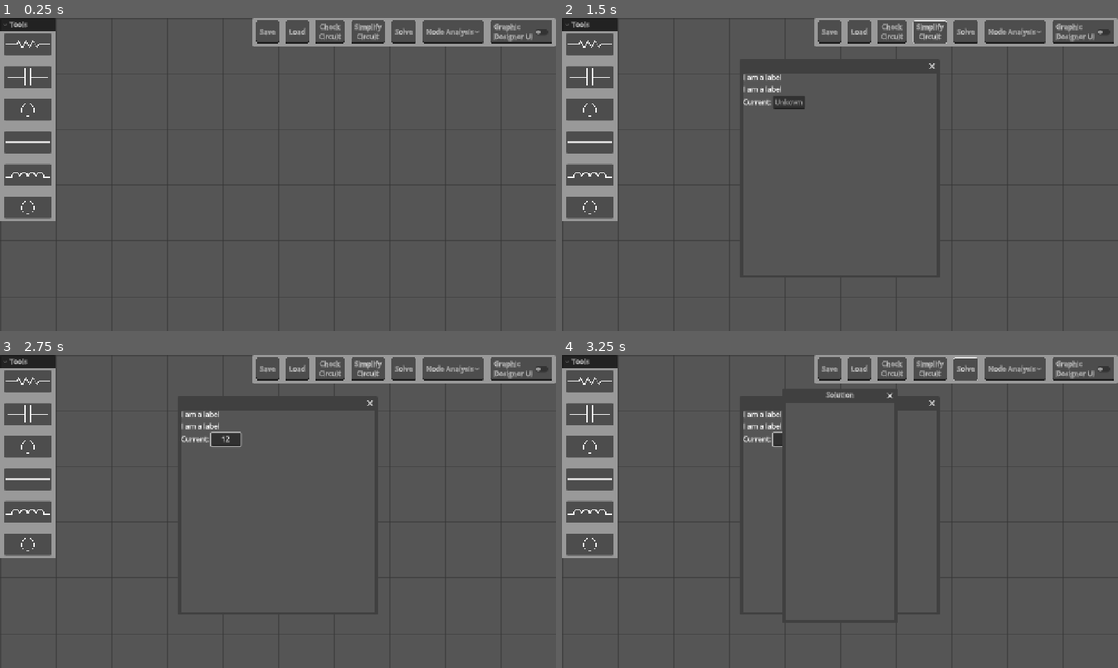
Above: before the commit, frames 1-4 (two rows, left to right).
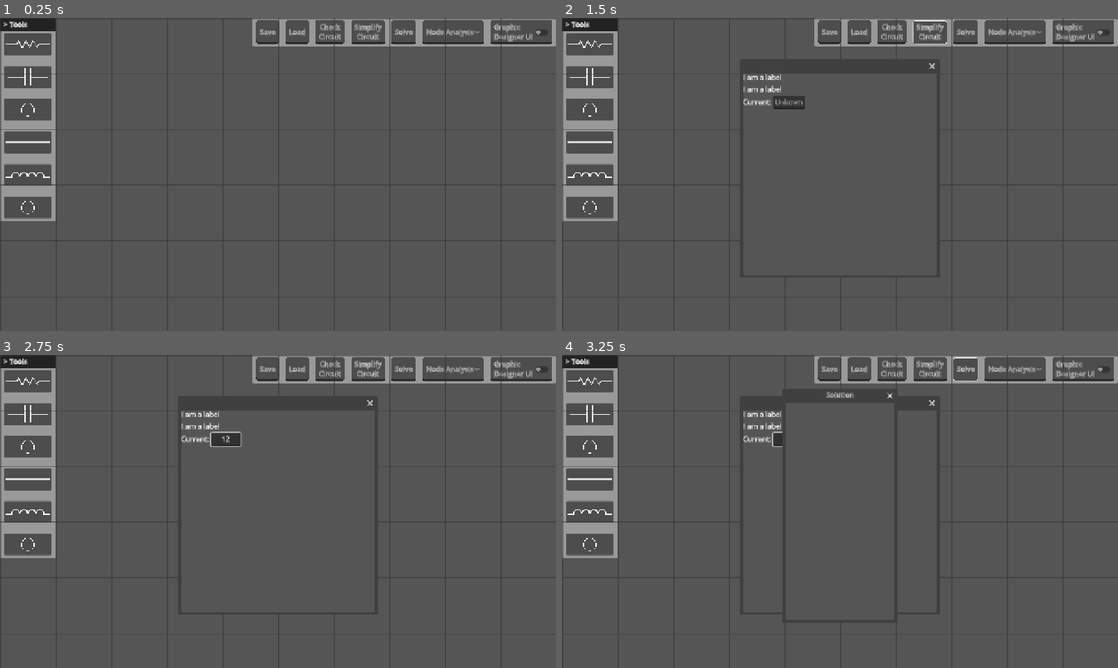
Above: after the commit, the same moments.

Repository: j-stapera/Yet-Another-Circuit-Designer
Game: Godot game, scene res://gui_components/gui_main.tscn
The game is run twice, just before and just after one commit, with the same random seed, the same clock (stepped at 60 frames per second) and the same inputs. This scene is started directly instead of the project's main scene.
Inputs (mouse positions are in pixels of both pictures, inside the frame that each line leads up to):
- Up to frame 1 (0.25 s): no input
- Up to frame 2 (1.5 s): click "Check Circuit" at 0.5 s; click "Simplify Circuit" at 1.25 s
- Up to frame 3 (2.75 s): click (227, 439) at 2.02 s; type "12" at 2.1 s
- Up to frame 4 (3.25 s): click "Solve" at 2.75 s

The runs differ from the first frame. In frame 1, 0.7% of the frame differs, in the area x 0-100%, y 0-65%; in frame 2, 0.7%; in frame 3, 0.7%; in frame 4, 0.7%.

Commit message:
fixed display bug

Diff:
--- a/gui_components/copy-paste_panel_pretty.tscn
+++ /dev/null
@@ -1,142 +0,0 @@
-[gd_scene load_steps=15 format=3 uid="uid://crm2bvx3wfrgl"]
-
-[ext_resource type="StyleBox" uid="uid://b4hufdvc2issm" path="res://gui_components/new_style_box_flat.tres" id="1_3heqh"]
-[ext_resource type="Script" uid="uid://ch61h64brdyhk" path="res://gui_components/copy_paste_panel.gd" id="1_f6kbk"]
-
-[sub_resource type="ShaderMaterial" id="ShaderMaterial_3heqh"]
-
-[sub_resource type="StyleBoxEmpty" id="StyleBoxEmpty_bq0mn"]
-
-[sub_resource type="StyleBoxFlat" id="StyleBoxFlat_3heqh"]
-content_margin_left = 2.0
-content_margin_top = 0.0
-content_margin_right = 2.0
-content_margin_bottom = 0.0
-bg_color = Color(0.3032328, 0.30323285, 0.30323276, 1)
-border_width_bottom = 6
-border_color = Color(0.060530342, 0.06053035, 0.060530327, 1)
-border_blend = true
-corner_radius_top_left = 4
-corner_radius_top_right = 4
-corner_radius_bottom_right = 4
-corner_radius_bottom_left = 4
-corner_detail = 10
-expand_margin_left = 6.0
-expand_margin_right = 6.0
-
-[sub_resource type="StyleBoxFlat" id="StyleBoxFlat_rqqne"]
-content_margin_left = 2.0
-content_margin_top = 0.0
-content_margin_right = 2.0
-content_margin_bottom = 0.0
-bg_color = Color(0.18039216, 0.18039216, 0.18039216, 1)
-border_width_left = 2
-border_width_top = 2
-border_width_right = 2
-border_width_bottom = 2
-border_color = Color(1, 1, 1, 1)
-corner_radius_top_left = 4
-corner_radius_top_right = 4
-corner_radius_bottom_right = 4
-corner_radius_bottom_left = 4
-expand_margin_left = 6.0
-expand_margin_right = 6.0
-
-[sub_resource type="StyleBoxEmpty" id="StyleBoxEmpty_3heqh"]
-
-[sub_resource type="StyleBoxFlat" id="StyleBoxFlat_bq0mn"]
-bg_color = Color(0.4902233, 0.60351443, 0.7981323, 1)
-
-[sub_resource type="Theme" id="Theme_f6kbk"]
-Button/styles/focus = SubResource("StyleBoxEmpty_bq0mn")
-Button/styles/hover = ExtResource("1_3heqh")
-Button/styles/normal = SubResource("StyleBoxFlat_3heqh")
-Button/styles/pressed = SubResource("StyleBoxFlat_rqqne")
-LineEdit/styles/focus = SubResource("StyleBoxEmpty_3heqh")
-PanelContainer/styles/panel = SubResource("StyleBoxFlat_bq0mn")
-
-[sub_resource type="StyleBoxFlat" id="StyleBoxFlat_272bh"]
-corner_radius_top_left = 4
-corner_radius_top_right = 4
-corner_radius_bottom_right = 4
-corner_radius_bottom_left = 4
-
-[sub_resource type="Theme" id="Theme_3heqh"]
-
-[sub_resource type="Theme" id="Theme_bq0mn"]
-
-[sub_resource type="StyleBoxEmpty" id="StyleBoxEmpty_f6kbk"]
-
-[sub_resource type="ShaderMaterial" id="ShaderMaterial_rqqne"]
-
-[node name="Panel" type="PanelContainer"]
-material = SubResource("ShaderMaterial_3heqh")
-anchors_preset = 1
-anchor_left = 1.0
-anchor_right = 1.0
-offset_left = -564.0
-offset_bottom = 66.0
-grow_horizontal = 0
-pivot_offset = Vector2(564, 0)
-theme = SubResource("Theme_f6kbk")
-theme_override_styles/panel = SubResource("StyleBoxFlat_272bh")
-script = ExtResource("1_f6kbk")
-
-[node name="MarginContainer" type="MarginContainer" parent="."]
-layout_mode = 2
-theme = SubResource("Theme_3heqh")
-theme_override_constants/margin_left = 6
-theme_override_constants/margin_top = 6
-theme_override_constants/margin_right = 6
-theme_override_constants/margin_bottom = 6
-
-[node name="HBoxContainer" type="HBoxContainer" parent="MarginContainer"]
-layout_mode = 2
-theme_override_constants/separation = 27
-alignment = 1
-
-[node name="Copy Button" type="Button" parent="MarginContainer/HBoxContainer"]
-layout_mode = 2
-theme = SubResource("Theme_bq0mn")
-theme_override_styles/focus = SubResource("StyleBoxEmpty_f6kbk")
-text = "Copy"
-
-[node name="Paste Button" type="Button" parent="MarginContainer/HBoxContainer"]
-layout_mode = 2
-text = "Paste"
-
-[node name="Check Button" type="Button" parent="MarginContainer/HBoxContainer"]
-layout_mode = 2
-text = "Check
-Circuit"
-
-[node name="Simplify Button" type="Button" parent="MarginContainer/HBoxContainer"]
-layout_mode = 2
-text = "Simplify
-Circuit"
-
-[node name="Solve" type="Button" parent="MarginContainer/HBoxContainer"]
-layout_mode = 2
-text = "Solve"
-
-[node name="OptionButton" type="OptionButton" parent="MarginContainer/HBoxContainer"]
-unique_name_in_owner = true
-layout_mode = 2
-selected = 0
-item_count = 2
-popup/item_0/text = "Node Analysis"
-popup/item_0/id = 0
-popup/item_1/text = "Mesh Loop"
-popup/item_1/id = 1
-
-[node name="ThemeToggle" type="CheckButton" parent="MarginContainer/HBoxContainer"]
-unique_name_in_owner = true
-material = SubResource("ShaderMaterial_rqqne")
-layout_mode = 2
-text = "Graphic Designer UI"
-
-[connection signal="pressed" from="MarginContainer/HBoxContainer/Check Button" to="." method="_on_check_button_pressed"]
-[connection signal="pressed" from="MarginContainer/HBoxContainer/Simplify Button" to="." method="_on_simplify_button_pressed"]
-[connection signal="pressed" from="MarginContainer/HBoxContainer/Solve" to="." method="_on_solve_pressed"]
-[connection signal="item_selected" from="MarginContainer/HBoxContainer/OptionButton" to="." method="_on_option_button_item_selected"]
-[connection signal="toggled" from="MarginContainer/HBoxContainer/ThemeToggle" to="." method="_on_theme_toggle_toggled"]
--- a/gui_components/gui_main.tscn
+++ b/gui_components/gui_main.tscn
@@ -1,17 +1,17 @@
-[gd_scene load_steps=13 format=3 uid="uid://c5guqm1eybxig"]
+[gd_scene load_steps=13 format=3 uid="uid://chxbtjcq4epdw"]
 
 [ext_resource type="Script" uid="uid://bib61604nsbtk" path="res://main/main.gd" id="1_hru16"]
+[ext_resource type="Script" uid="uid://dxo3u8p1m3hpn" path="res://main/saveload.gd" id="2_kb4jg"]
 [ext_resource type="PackedScene" uid="uid://cjto5eyl021c" path="res://gui_components/components_selector.tscn" id="2_txhx8"]
 [ext_resource type="PackedScene" uid="uid://uo4go1gio6sk" path="res://gui_components/copy-paste_panel.tscn" id="3_e8s8u"]
 [ext_resource type="Script" uid="uid://bv58nmu8w88os" path="res://Solving Mechanisms/graph.gd" id="4_e8s8u"]
 [ext_resource type="Script" uid="uid://cr2hvxlsuuapi" path="res://Solving Mechanisms/solver.gd" id="6_34iq7"]
-[ext_resource type="Texture2D" uid="uid://chcjeupf4j33g" path="res://main/defaultbg.jpg" id="6_467os"]
+[ext_resource type="Texture2D" uid="uid://chcjeupf4j33g" path="res://main/defaultbg.jpg" id="7_467os"]
 [ext_resource type="Script" uid="uid://x5ukwwpw0ud3" path="res://Solving Mechanisms/loop_detection.gd" id="7_bcysr"]
-[ext_resource type="Script" uid="uid://cduje5tk8xm8p" path="res://gui_components/background.gd" id="7_j4ngi"]
 [ext_resource type="Script" uid="uid://cpg4lhfq5xwvu" path="res://Solving Mechanisms/mesh_loop.gd" id="8_467os"]
-[ext_resource type="Script" uid="uid://dxo3u8p1m3hpn" path="res://main/saveload.gd" id="9_bcysr"]
+[ext_resource type="Script" uid="uid://cduje5tk8xm8p" path="res://gui_components/background.gd" id="8_j4ngi"]
 
-[sub_resource type="GDScript" id="GDScript_34iq7"]
+[sub_resource type="GDScript" id="GDScript_k64be"]
 script/source = "#File to store the graph representation of the connections in the graph.
 #Design goals:
 #Each component will be a node in the graph
@@ -67,34 +67,38 @@
 script = ExtResource("8_467os")
 
 [node name="CanvasLayer" type="CanvasLayer" parent="."]
+layer = -1
 
 [node name="Background" type="Sprite2D" parent="CanvasLayer"]
 visible = false
 position = Vector2(643.49994, 364.00003)
 scale = Vector2(0.44633332, 0.37700003)
-texture = ExtResource("6_467os")
-script = ExtResource("7_j4ngi")
+texture = ExtResource("7_467os")
+script = ExtResource("8_j4ngi")
 
 [node name="Panel" parent="CanvasLayer" instance=ExtResource("3_e8s8u")]
-offset_top = 3.0517578e-05
-size_flags_horizontal = 8
 
 [node name="FoldableContainer" parent="CanvasLayer" instance=ExtResource("2_txhx8")]
-offset_left = 6.1035156e-05
-offset_top = 3.0517578e-05
-offset_right = 128.00006
-offset_bottom = 466.00003
+z_index = 1
+offset_left = 0.0
+offset_top = 0.0
+offset_right = 128.0
+offset_bottom = 466.0
 size_flags_horizontal = 0
 size_flags_vertical = 0
 theme = SubResource("Theme_34iq7")
 
-[node name="VBoxContainer" parent="CanvasLayer/FoldableContainer/MarginContainer" index="0"]
-script = null
+[node name="Label" type="Label" parent="CanvasLayer"]
+z_index = 1
+offset_top = 4.0
+offset_right = 127.0
+offset_bottom = 31.0
+text = "  > Tools"
 
 [connection signal="child_entered_tree" from="Graph" to="Graph" method="_on_child_entered_tree"]
 [connection signal="pressed" from="CanvasLayer/Panel/MarginContainer/HBoxContainer/Save Button" to="SaveLoad" method="_on_save_button_pressed"]
 [connection signal="pressed" from="CanvasLayer/Panel/MarginContainer/HBoxContainer/Load Button" to="SaveLoad" method="_on_load_button_pressed"]
-[connection signal="pressed" from="CanvasLayer/Panel/MarginContainer/HBoxContainer/Check Button" to="Graph" method="_on_check_button_pressed"]
+[connection signal="toggled" from="CanvasLayer/Panel/MarginContainer/HBoxContainer/ThemeToggle" to="CanvasLayer/FoldableContainer" method="_on_theme_toggle_toggled"]
 [connection signal="gui_input" from="CanvasLayer/FoldableContainer" to="." method="_on_foldable_container_gui_input"]
 [connection signal="mouse_entered" from="CanvasLayer/FoldableContainer" to="." method="_on_foldable_container_mouse_entered"]
 [connection signal="mouse_exited" from="CanvasLayer/FoldableContainer" to="." method="_on_foldable_container_mouse_exited"]
Not shown: 1 places in gui_components/gui_main.tscn that only renumber resources
